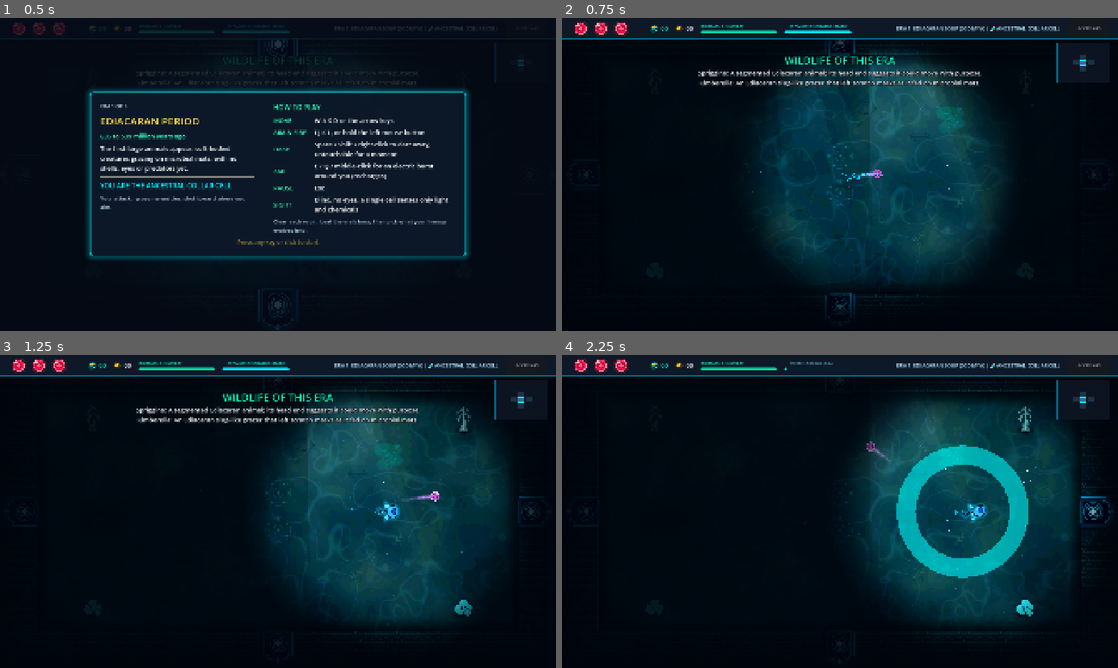
Above: before the commit, frames 1-4 (two rows, left to right).
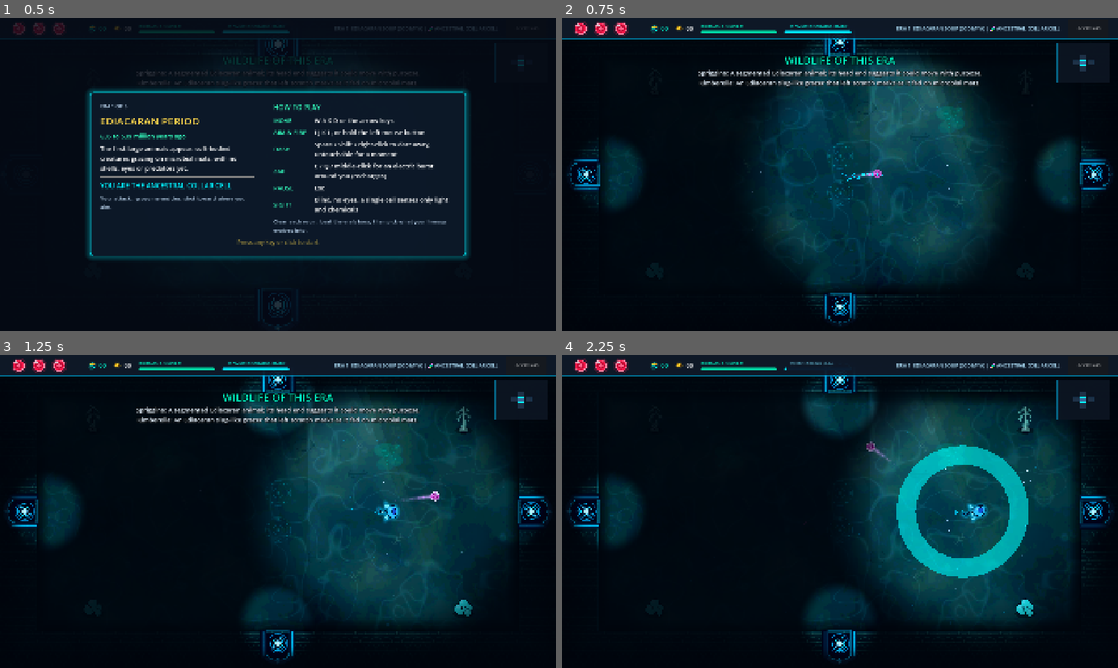
Above: after the commit, the same moments.

Repository: kurosatto/Game
Game: Godot game, scene res://Main.tscn
The game is run twice, just before and just after one commit, with the same random seed, the same clock (stepped at 60 frames per second) and the same inputs.
Inputs (mouse positions are in pixels of both pictures, inside the frame that each line leads up to):
- Up to frame 1 (0.5 s): no input
- Up to frame 2 (0.75 s): tap Enter at 0.5 s; move the mouse to (962, 158) at 0.52 s; hold D (move_right) from 0.53 s (still down); tap Shift (dash) at 0.6 s; click (962, 158) at 0.67 s
- Up to frame 3 (1.25 s): keep holding D (move_right); tap Space at 0.77, 1.07 s
- Up to frame 4 (2.25 s): release D (move_right) at 1.25 s; drag from (728, 527) to (840, 383) at 1.27 s; move the mouse to (895, 442) at 2.02 s; hold D (move_right) from 2.03 s (still down); tap Q at 2.1 s

Frame 1 is identical in both runs. In frame 2, 3.5% of the frame differs, in the area x 1-99%, y 6-98%; in frame 3, 4.0%; in frame 4, 4.5%, in the area x 1-98%, y 6-99%.

Commit message:
Make doors findable: show doorways through the dark, mark the key door, unlock the shop
A cell's vision fog hid every doorway, and the treasure room and the shop
were both key-locked with one key per floor. Doorways now cut through the
fog, the locked door shows a key badge (NEED KEY / USE KEY), bumping a shut
door says why, and the shop no longer needs a key.

Co-Authored-By: Claude Opus 5.5 <noreply@anthropic.com>
Claude-Session: https://claude.ai/code/session_016FC3uoKKuUb4RZmX59WXjN

Diff:
--- a/Door.gd
+++ b/Door.gd
@@ -8,16 +8,27 @@
 
 var is_open: bool = false
 var trigger_cooldown: float = 0.6
+var hint_cooldown: float = 0.0
+var key_badge: Node2D = null
 
 @onready var light = $PointLight2D
 
 func _ready():
 	add_to_group("doors")
+	_build_key_badge()
 	# Deferred: reacting can add/remove physics nodes, which Godot forbids mid physics step
 	body_entered.connect(_on_body_entered, CONNECT_DEFERRED)
 	update_visuals()
 
 func _process(delta: float):
+	if hint_cooldown > 0:
+		hint_cooldown -= delta
+	elif not is_open and not is_locked:
+		# Bumping a shut door: say why it is shut
+		for body in get_overlapping_bodies():
+			if body.is_in_group("player"):
+				_show_hint("DOOR SHUT", "Defeat every creature in this room to open the doors")
+				break
 	if trigger_cooldown > 0:
 		trigger_cooldown -= delta
 	elif is_open or is_locked:
@@ -28,6 +39,17 @@
 			if body.is_in_group("player") and (is_open or body.keys > 0):
 				_on_body_entered(body)
 				break
+
+	if key_badge:
+		key_badge.visible = is_locked
+		if is_locked:
+			# Bob just inside the doorway, upright whatever wall it is on
+			key_badge.global_rotation = 0.0
+			# Local +y points into the room for every door rotation
+			key_badge.position = Vector2(0, 150 + sin(Time.get_ticks_msec() * 0.004) * 6)
+			var has_key = _player_keys() > 0
+			key_badge.get_node("Label").text = "USE KEY" if has_key else "NEED KEY"
+			key_badge.modulate = Color(0.6, 1.0, 0.6) if has_key else Color.WHITE
 
 	# Gentle pulsating light on doors
 	if light and is_open:
@@ -104,9 +126,7 @@
 
 	if body.is_in_group("player"):
 		if is_locked and body.keys <= 0:
-			var main = get_tree().get_first_node_in_group("main")
-			if main and main.has_method("display_item_banner"):
-				main.display_item_banner("LOCKED", "Find a key to open this door")
+			_show_hint("LOCKED", "Find the key in another room, or buy one in the shop")
 			trigger_cooldown = 2.0
 			return
 		if is_locked:
@@ -118,3 +138,38 @@
 		elif is_open:
 			trigger_cooldown = 1.0
 			door_entered.emit(direction)
+
+func _show_hint(title: String, desc: String):
+	if hint_cooldown > 0:
+		return
+	hint_cooldown = 3.0
+	var main = get_tree().get_first_node_in_group("main")
+	if main and main.has_method("display_item_banner"):
+		main.display_item_banner(title, desc)
+
+func _player_keys() -> int:
+	var p = get_tree().get_first_node_in_group("player")
+	return p.keys if p else 0
+
+# Key icon and caption over locked doors, so it is clear what opens them
+func _build_key_badge():
+	key_badge = Node2D.new()
+	key_badge.z_index = 5
+	key_badge.visible = false
+	var icon = Sprite2D.new()
+	icon.texture = load("res://assets/pickup_key.png")
+	var tex_size = icon.texture.get_size()
+	icon.scale = Vector2.ONE * (56.0 / max(tex_size.x, tex_size.y))
+	key_badge.add_child(icon)
+	var label = Label.new()
+	label.name = "Label"
+	label.text = "NEED KEY"
+	label.horizontal_alignment = HORIZONTAL_ALIGNMENT_CENTER
+	label.size = Vector2(160, 30)
+	label.position = Vector2(-80, 20)
+	label.add_theme_font_size_override("font_size", 20)
+	label.add_theme_color_override("font_color", Color(1.0, 0.85, 0.3))
+	label.add_theme_color_override("font_outline_color", Color.BLACK)
+	label.add_theme_constant_override("outline_size", 6)
+	key_badge.add_child(label)
+	add_child(key_badge)
--- a/Room.gd
+++ b/Room.gd
@@ -273,7 +273,9 @@
     var neighbor_type = parent.get_room_type(neighbor_pos) if (parent and parent.has_method("get_room_type")) else -1
     var is_visited = parent.is_room_visited(neighbor_pos) if (parent and parent.has_method("is_room_visited")) else false
 
-    if (neighbor_type == 2 or neighbor_type == 4) and not is_visited:
+    # Only the treasure room needs a key (one is guaranteed per floor);
+    # the shop stays open so its key and items can always be bought
+    if neighbor_type == 2 and not is_visited:
         door.is_locked = true
 
     add_child(door)
--- a/VisionFog.gd
+++ b/VisionFog.gd
@@ -13,11 +13,18 @@
 uniform float softness = 300.0;
 uniform float darkness = 0.85;
 uniform vec3 fog_color : source_color = vec3(0.0, 0.02, 0.05);
+// Doorways stay visible even to a nearly blind form, so exits can be found
+uniform vec2 doors[8];
+uniform int door_count = 0;
+uniform float door_radius = 150.0;
 
 void fragment() {
-	float d = distance(UV * rect_size, center);
-	float a = smoothstep(radius, radius + softness, d) * darkness;
-	COLOR = vec4(fog_color, a);
+	vec2 p = UV * rect_size;
+	float a = smoothstep(radius, radius + softness, distance(p, center));
+	for (int i = 0; i < door_count; i++) {
+		a = min(a, smoothstep(door_radius * 0.6, door_radius, distance(p, doors[i])));
+	}
+	COLOR = vec4(fog_color, a * darkness);
 }
 """
 
@@ -78,3 +85,16 @@
 	mat.set_shader_parameter("radius", radius)
 	mat.set_shader_parameter("softness", radius * 0.7)
 	mat.set_shader_parameter("darkness", darkness)
+	var door_pts := PackedVector2Array()
+	for door in get_tree().get_nodes_in_group("doors"):
+		if door_pts.size() >= 8:
+			break
+		if door.is_queued_for_deletion():
+			continue
+		# A point just inside the doorway, so the doorway and its key badge show
+		var inside = door.get_global_transform_with_canvas() * Vector2(0, 90)
+		door_pts.append(rect.get_global_transform_with_canvas().affine_inverse() * inside)
+	var padded = door_pts.duplicate()
+	padded.resize(8)
+	mat.set_shader_parameter("doors", padded)
+	mat.set_shader_parameter("door_count", door_pts.size())
